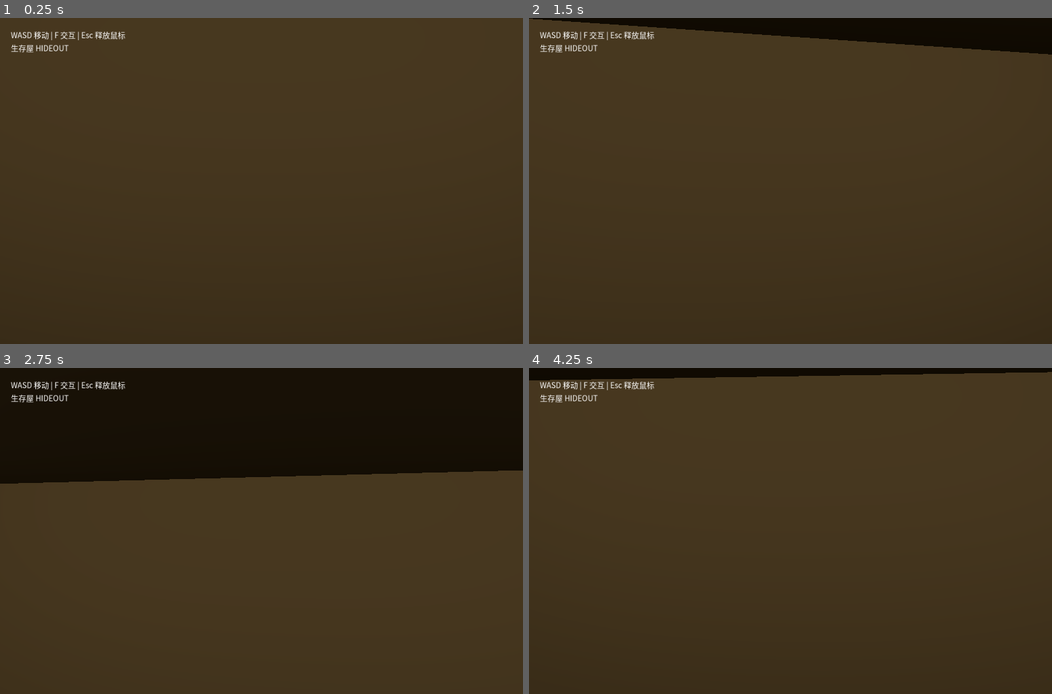
Above: before the commit, frames 1-4 (two rows, left to right).
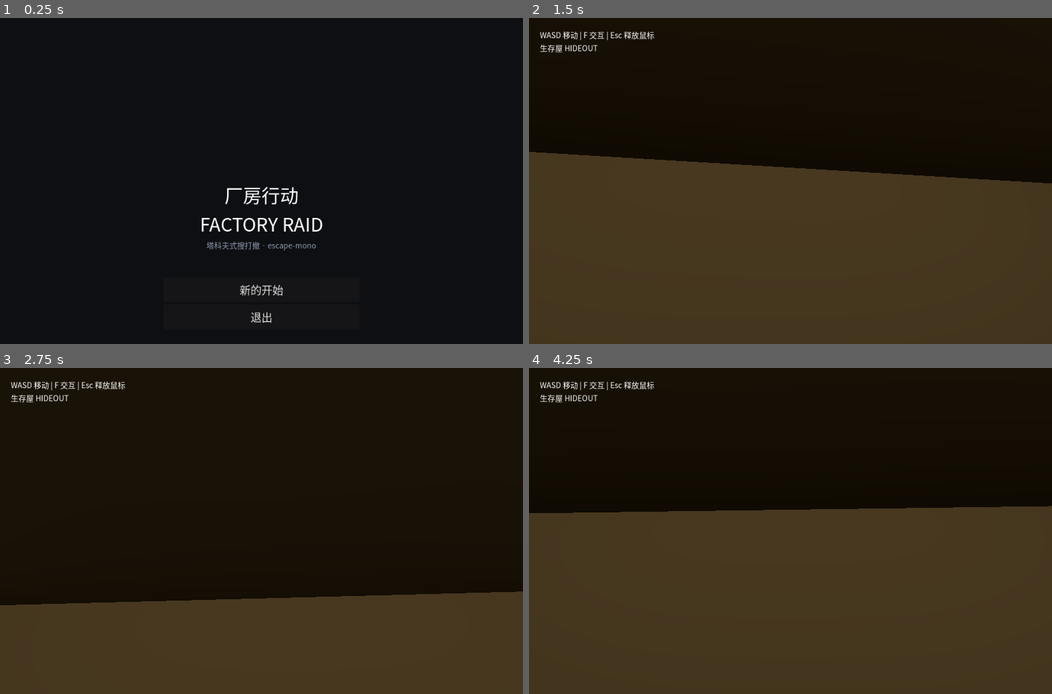
Above: after the commit, the same moments.

Repository: yonh/escape-mono
Game: Godot game, scene res://scenes/menu.tscn
The game is run twice, just before and just after one commit, with the same random seed, the same clock (stepped at 60 frames per second) and the same inputs. Before the commit the project starts from res://scenes/hideout.tscn.
Inputs (mouse positions are in pixels of both pictures, inside the frame that each line leads up to):
- Up to frame 1 (0.25 s): no input
- Up to frame 2 (1.5 s): click (790, 288) at 0.5 s, where only the run after the commit has a clickable "新的开始"; tap Enter at 1.25 s; move the mouse to (816, 181) at 1.27 s; hold Up from 1.28 s (still down); hold Shift from 1.28 s (still down); click (816, 181) at 1.42 s
- Up to frame 3 (2.75 s): keep holding Up; tap Space at 1.52, 2.27 s; move the mouse to (235, 531) at 2.02 s; release Shift at 2.03 s; tap F at 2.1 s; click (235, 531) at 2.17 s
- Up to frame 4 (4.25 s): keep holding Up; move the mouse to (800, 524) at 2.77 s; tap R at 2.85 s; click (800, 524) at 2.92 s; tap Space at 3.5, 3.77 s; move the mouse to (785, 537) at 3.52 s; tap 1 at 3.6 s; click (785, 537) at 3.67 s

The runs differ from the first frame. In frame 1, 100% of the frame differs, in the area x 0-100%, y 0-100%; in frame 2, 40%; in frame 3, 37%; in frame 4, 41%.

Commit message:
feat(M5): 主菜单 + 性能预算门禁
- scenes/menu.tscn + menu.gd：继续行动(有档显)/新的开始(有档二次确认)/退出，
  main_scene 切菜单；读档仍走 hideout._ready 链路
- tools/test_perf.gd：build_ms + mesh/light/physics_body 预算门禁
  （实测 715/25/172，~60% 余量），防地图扩张劣化
- tools/test_menu.gd：按钮数随档变/确认提示冒烟；11 项 headless 全过

Co-Authored-By: yonh lai <yonh4508@gmail.com>

Diff:
--- a/game/project.godot
+++ b/game/project.godot
@@ -11,7 +11,7 @@
 [application]
 
 config/name="escape-mono"
-run/main_scene="res://scenes/hideout.tscn"
+run/main_scene="res://scenes/menu.tscn"
 config/features=PackedStringArray("4.7", "Forward Plus")
 
 [display]
--- /dev/null
+++ b/game/scenes/menu.tscn
@@ -0,0 +1,11 @@
+[gd_scene load_steps=2 format=3]
+
+[ext_resource type="Script" path="res://scripts/gameplay/menu.gd" id="1"]
+
+[node name="Menu" type="Control"]
+anchors_preset = 15
+anchor_right = 1.0
+anchor_bottom = 1.0
+grow_horizontal = 2
+grow_vertical = 2
+script = ExtResource("1")
--- /dev/null
+++ b/game/scripts/gameplay/menu.gd
@@ -0,0 +1,86 @@
+extends Control
+## 主菜单：标题 + 继续行动（有存档时）/ 新的开始 / 退出。
+## 读档在 hideout._ready 完成；新开始先 wipe 再走首局发物资流程。
+
+const UIFONT = preload("res://scripts/gameplay/ui_font.gd")
+const SAVE_KIT = preload("res://scripts/gameplay/save_kit.gd")
+
+var _confirming := false
+var _buttons: Array[Button] = []
+var _foot: Label
+
+
+func _ready() -> void:
+	Input.mouse_mode = Input.MOUSE_MODE_VISIBLE
+	var bg := ColorRect.new()
+	bg.color = Color(0.055, 0.06, 0.075)
+	bg.set_anchors_and_offsets_preset(Control.PRESET_FULL_RECT)
+	add_child(bg)
+
+	var center := VBoxContainer.new()
+	center.alignment = BoxContainer.ALIGNMENT_CENTER
+	center.custom_minimum_size = Vector2(360, 0)
+	center.set_anchors_and_offsets_preset(Control.PRESET_CENTER)
+	center.grow_horizontal = Control.GROW_DIRECTION_BOTH
+	add_child(center)
+
+	var title := Label.new()
+	title.text = "厂房行动\nFACTORY RAID"
+	title.horizontal_alignment = HORIZONTAL_ALIGNMENT_CENTER
+	title.add_theme_font_size_override("font_size", 34)
+	UIFONT.apply(title, 34)
+	center.add_child(title)
+
+	var sub := Label.new()
+	sub.text = "塔科夫式搜打撤 · escape-mono"
+	sub.horizontal_alignment = HORIZONTAL_ALIGNMENT_CENTER
+	sub.add_theme_color_override("font_color", Color(0.55, 0.6, 0.68))
+	UIFONT.apply(sub, 14)
+	center.add_child(sub)
+
+	var spacer := Control.new()
+	spacer.custom_minimum_size = Vector2(0, 40)
+	center.add_child(spacer)
+
+	if SAVE_KIT.has_save():
+		_add_button(center, "继续行动（读取存档）", _on_continue)
+	_add_button(center, "新的开始", _on_new)
+	_add_button(center, "退出", func(): get_tree().quit())
+
+	var spacer2 := Control.new()
+	spacer2.custom_minimum_size = Vector2(0, 24)
+	center.add_child(spacer2)
+
+	_foot = Label.new()
+	_foot.text = ""
+	_foot.horizontal_alignment = HORIZONTAL_ALIGNMENT_CENTER
+	_foot.add_theme_color_override("font_color", Color(0.75, 0.4, 0.35))
+	UIFONT.apply(_foot, 13)
+	center.add_child(_foot)
+
+
+func _add_button(parent: Control, text: String, on_press: Callable) -> Button:
+	var b := Button.new()
+	b.text = text
+	b.custom_minimum_size = Vector2(0, 46)
+	b.add_theme_font_size_override("font_size", 20)
+	b.theme = Theme.new()
+	b.theme.set_font("font", "Button", UIFONT.font())
+	b.pressed.connect(on_press)
+	parent.add_child(b)
+	_buttons.append(b)
+	return b
+
+
+func _on_continue() -> void:
+	get_tree().change_scene_to_file("res://scenes/hideout.tscn")
+
+
+func _on_new() -> void:
+	# 有存档时新开始=覆盖：先二次确认，避免误清进度。
+	if SAVE_KIT.has_save() and not _confirming:
+		_confirming = true
+		_foot.text = "再次点击「新的开始」确认清空存档"
+		return
+	SAVE_KIT.wipe()
+	get_tree().change_scene_to_file("res://scenes/hideout.tscn")
--- /dev/null
+++ b/game/tools/test_menu.gd
@@ -0,0 +1,58 @@
+extends SceneTree
+## 主菜单冒烟：无档时 2 按钮（开始/退出）、有档时 3 按钮（+继续）、
+## 新开始确认逻辑（有档首点不跳场景只提示）。
+##
+## cd game && timeout 60 "$HOME/godot47/..." --headless --path . -s res://tools/test_menu.gd
+
+const SAVE_KIT := preload("res://scripts/gameplay/save_kit.gd")
+const MENU_SCENE := preload("res://scenes/menu.tscn")
+
+var _failures := 0
+
+
+func _init() -> void:
+	call_deferred("_run")
+
+
+func _check(cond: bool, msg: String) -> void:
+	if not cond:
+		_failures += 1
+		printerr("[FAIL] ", msg)
+
+
+func _buttons(node: Node, acc: Array) -> void:
+	if node is Button:
+		acc.append(node)
+	for c in node.get_children():
+		_buttons(c, acc)
+
+
+func _run() -> void:
+	SAVE_KIT.SAVE_PATH = "user://test_menu_save.json"
+
+	# 无档：2 按钮
+	SAVE_KIT.wipe()
+	var menu := MENU_SCENE.instantiate()
+	get_root().add_child(menu)
+	var btns: Array = []
+	_buttons(menu, btns)
+	_check(btns.size() == 2, "无档应 2 按钮，实际 %d" % btns.size())
+	menu.queue_free()
+
+	# 有档：3 按钮（继续/开始/退出）
+	SAVE_KIT.save()
+	menu = MENU_SCENE.instantiate()
+	get_root().add_child(menu)
+	btns = []
+	_buttons(menu, btns)
+	_check(btns.size() == 3, "有档应 3 按钮，实际 %d" % btns.size())
+
+	# 有档点「新的开始」→ 只弹确认提示，不立即清档（_confirming=true）
+	menu._on_new()
+	_check(menu._confirming == true, "有档新开始未进入确认态")
+	var foot: Label = menu._foot
+	_check(foot != null and foot.text != "", "确认提示未显示")
+	menu.queue_free()
+
+	print("[DONE] test_menu: %d failure(s)" % _failures)
+	quit(0 if _failures == 0 else 1)
--- /dev/null
+++ b/game/tools/test_perf.gd
@@ -0,0 +1,63 @@
+extends SceneTree
+## 性能预算检查：建图耗时 + 场景节点/灯光/碰撞体数量上限。
+## headless 无法测 GPU 帧率，但节点数与 build_ms 直接决定运行时负载——
+## 预算按当前地图实测余量设定，地图扩张劣化即 FAIL。
+##
+## cd game && timeout 120 "$HOME/godot47/..." --headless --path . -s res://tools/test_perf.gd
+
+const FACTORY_MAP := preload("res://scripts/gameplay/factory_map.gd")
+const GAME_STATE := preload("res://scripts/gameplay/game_state.gd")
+
+# 预算（实测 mesh=715 / lights=25 / bodies=172 / build=9ms，各留 ~60% 余量）
+const BUDGET := {
+	"mesh_nodes": 1150,
+	"lights": 40,
+	"physics_bodies": 280,
+	"build_ms": 400,
+}
+
+var _failures := 0
+
+
+func _init() -> void:
+	call_deferred("_run")
+
+
+func _check(cond: bool, msg: String) -> void:
+	if not cond:
+		_failures += 1
+		printerr("[FAIL] ", msg)
+
+
+func _count(node: Node, cls: String) -> int:
+	var n := 1 if node.is_class(cls) else 0
+	for c in node.get_children():
+		n += _count(c, cls)
+	return n
+
+
+func _run() -> void:
+	GAME_STATE.ensure()
+	var root := Node3D.new()
+	get_root().add_child(root)
+
+	var t0 := Time.get_ticks_msec()
+	FACTORY_MAP.build(root, {"seed": 7})
+	var build_ms := Time.get_ticks_msec() - t0
+
+	var meshes := _count(root, "MeshInstance3D")
+	var lights := _count(root, "Light3D")
+	var bodies := _count(root, "PhysicsBody3D")
+	print("[PERF] build_ms=%d mesh=%d lights=%d bodies=%d" % [build_ms, meshes, lights, bodies])
+
+	_check(meshes <= int(BUDGET["mesh_nodes"]),
+		"mesh=%d 超预算 %d" % [meshes, BUDGET["mesh_nodes"]])
+	_check(lights <= int(BUDGET["lights"]),
+		"lights=%d 超预算 %d" % [lights, BUDGET["lights"]])
+	_check(bodies <= int(BUDGET["physics_bodies"]),
+		"bodies=%d 超预算 %d" % [bodies, BUDGET["physics_bodies"]])
+	_check(build_ms <= int(BUDGET["build_ms"]),
+		"build_ms=%d 超预算 %d" % [build_ms, BUDGET["build_ms"]])
+
+	print("[DONE] test_perf: %d failure(s)" % _failures)
+	quit(0 if _failures == 0 else 1)
Not shown, changed: docs/ROADMAP.md
Not shown, added: docs/exec-logs/2026-10-05-m5-menu-perf.md
